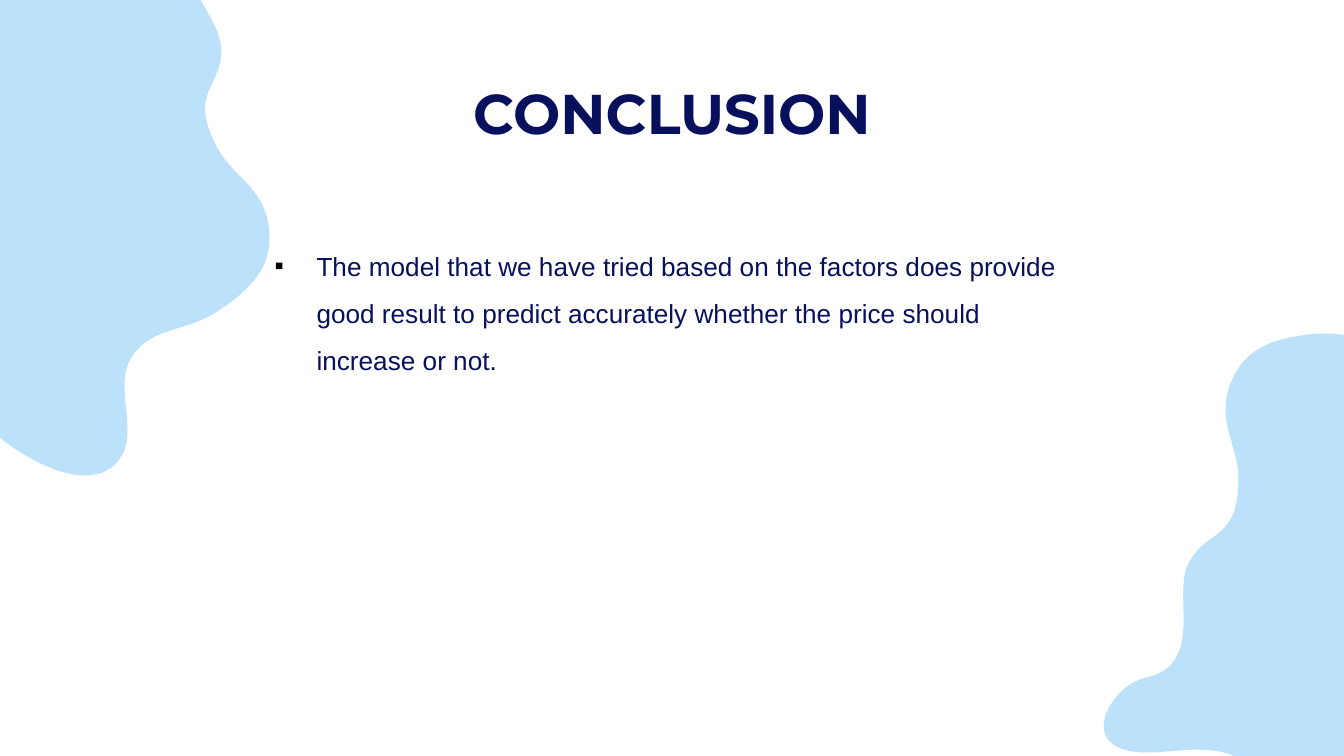
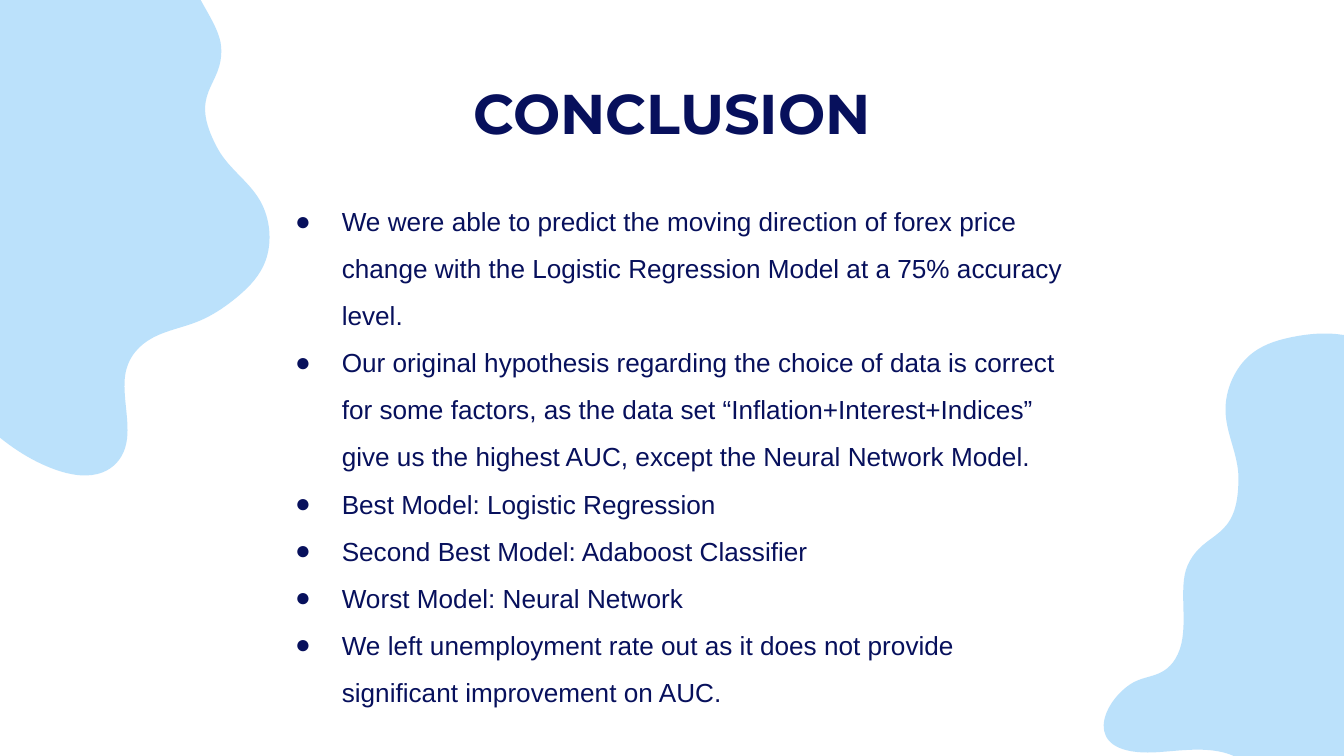
Before and after one commit to muhasenulhaque/Project-2-Machine-Learning-and-Algo-Trading, a slide deck: slide 23 of Presentation/FX_Master_Project_Presentation.pptx. Drawn at 1344x756 pixels with LibreOffice and Linux fonts; fonts in the diff are those of the drawing. Boxes give left, top, right and bottom in pixels: in the first picture for what was removed or moved away, otherwise in the second. Text is boxed around its words. In the diff, an @@ line names an element or a change of style, - is before the commit and + after.

```diff
--- a/Presentation/FX_Master_Project_Presentation.pptx
+++ b/Presentation/FX_Master_Project_Presentation.pptx
@@ text added at (342, 212, 1062, 708), 14 pt, text #07105C @@
+● We were able to predict the moving direction of forex price change with the Logistic Regression Model at a 75% accuracy level.
+● Our original hypothesis regarding the choice of data is correct for some factors, as the data set “Inflation+Interest+Indices” give us the highest AUC, except the Neural Network Model.
+● Best Model: Logistic Regression
+● Second Best Model: Adaboost Classifier
+● Worst Model: Neural Network
+● We left unemployment rate out as it does not provide significant improvement on AUC.
@@ text removed at (317, 257, 1056, 371) @@
-▪ The model that we have tried based on the factors does provide good result to predict accurately whether the price should increase or not.
```
Also in this commit, not shown: 8 other slides changed, 5 slides added, 4 slides removed, 13 other files.
